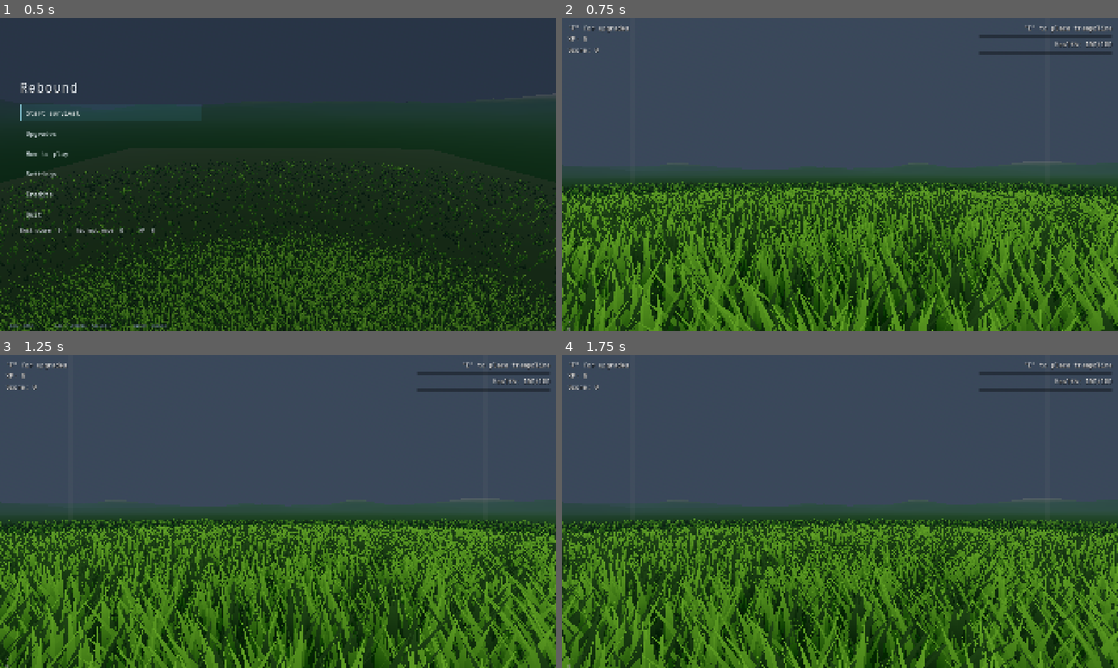
Above: before the commit, frames 1-4 (two rows, left to right).
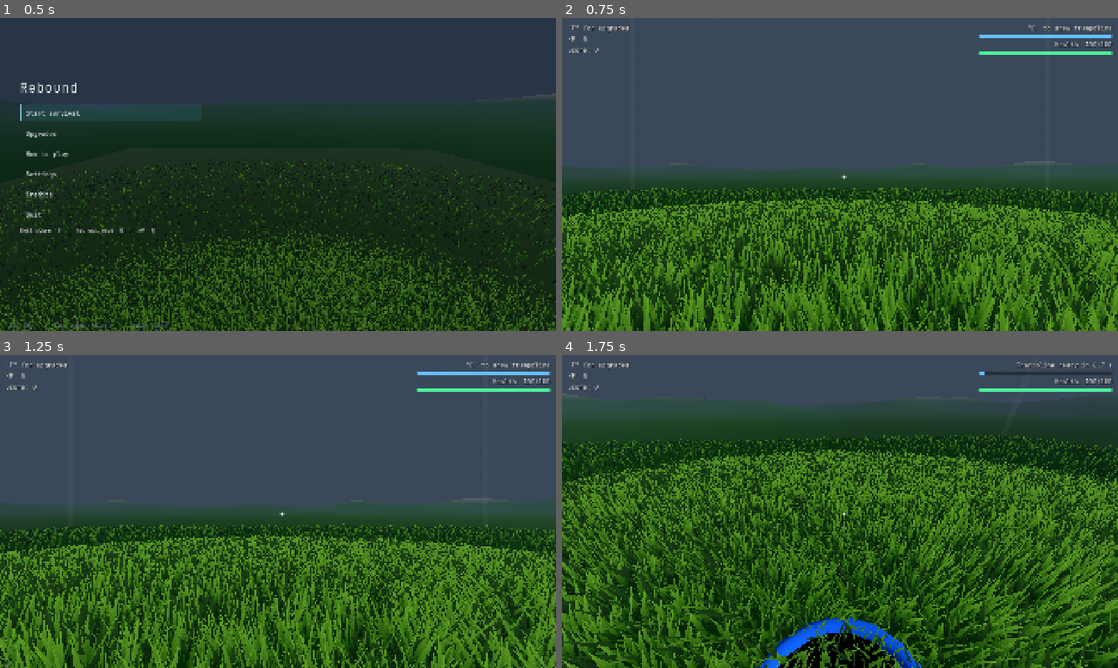
Above: after the commit, the same moments.

Repository: Error403Allowed/Rebound
Game: Godot game, scene res://UI/boot.tscn
Two runs of this game, one before a commit and one after it. Both use one fixed random seed, a clock stepped at 60 frames per second and the inputs below.
Inputs (mouse positions are in pixels of both pictures, inside the frame that each line leads up to):
- Up to frame 1 (0.5 s): no input
- Up to frame 2 (0.75 s): click "Start survival" at 0.5 s
- Up to frame 3 (1.25 s): no input
- Up to frame 4 (1.75 s): tap Enter at 1.25 s; move the mouse to (867, 511) at 1.27 s; hold W from 1.28 s (still down); tap E at 1.35 s; click (867, 511) at 1.42 s; tap Space at 1.52 s

Frame 1 is identical in both runs. In frame 2, 30% of the frame differs, in the area x 0-100%, y 2-100%; in frame 3, 29%; in frame 4, 67%.
Error before the commit: Parse Error: Could not preload resource script "res://Scenes/player_screen_effects.gd". (res://Scenes/player.gd:47)

Commit message:
Fix screen effect script preventing player input

Diff:
--- a/Scenes/player_screen_effects.gd
+++ b/Scenes/player_screen_effects.gd
@@ -58,7 +58,6 @@
 	COLOR = vec4(colour, 1.0);
 }
 """
-"""
 	material.shader = shader
 	var rect := ColorRect.new()
 	rect.set_anchors_and_offsets_preset(Control.PRESET_FULL_RECT)
